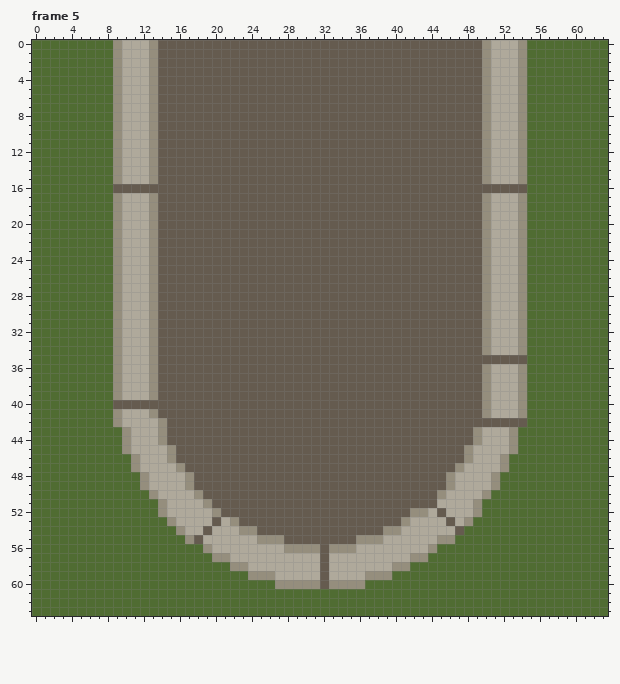
Pixel-art file -- Assets/_Project/art/Sprites/Aseprite/AsepriteGrass1.aseprite. This is how it looked before the edit.
64x64 pixels, 10 frames. Shown: frame 5. The commit also changed other frames, which this record leaves out.
Now the later version:
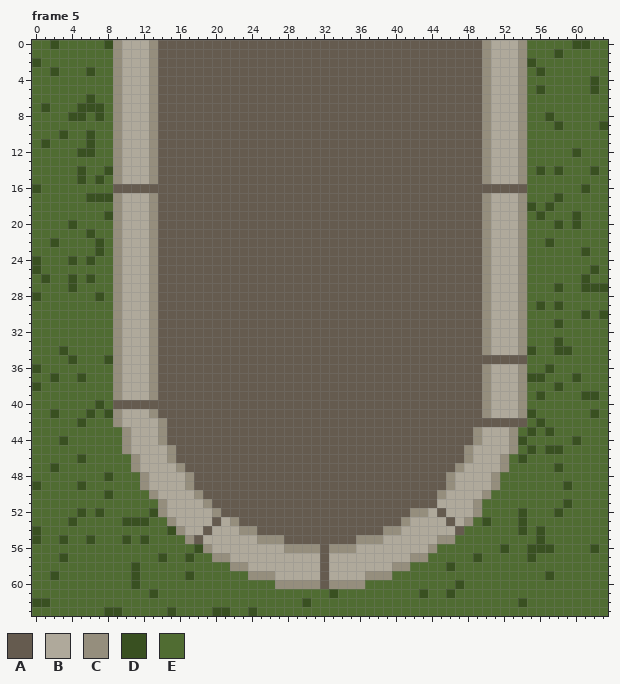
Palette (. is transparent): A #655b4f  B #afa99b  C #958e7d  D #395021  E #506c32
From old to new:
Changed rows in their new state; - is an unchanged pixel.
Frame 5, layer "grass1":
first column x 0:
 0 --D-----D---------------------------------------------------DD--
 1 ----------------------------------------------------------D-----
 2 D------------------------------------------------------D--------
 3 --D---D-------------------------------------------------D-------
 4 --------------------------------------------------------------D-
 5 --------------------------------------------------------D-----D-
 6 ------D---------------------------------------------------------
 7 -D---DDD--------------------------------------------------------
 8 ----DD-D-------------------------------------------------D------
 9 ----------------------------------------------------------D----D
10 ---D--D---------------------------------------------------------
11 -D----D---------------------------------------------------------
12 -----DD-----------------------------------------------------D---
14 -----D--D-----------------------------------------------D-D---D-
15 -----D-D--------------------------------------------------------
16 D------------------------------------------------------------D--
17 ------DDD-------------------------------------------------D-----
18 -------------------------------------------------------D-D------
19 --------D-----------------------------------------------D---D---
20 ----D-----------------------------------------------------D-D---
21 ------D---------------------------------------------------------
22 --D----D-------------------------------------------------D------
23 -------D-----------------------------------------------------D--
24 D---D-D---------------------------------------------------------
25 D-------------------------------------------------------------D-
26 -D--D-D------------------------------------------------------D--
27 ----D-----------------------------------------------------D--DDD
28 D------D--------------------------------------------------------
29 --------------------------------------------------------D-D-----
30 -------------------------------------------------------------D-D
31 ----------------------------------------------------------D-----
33 ----------------------------------------------------------D-----
34 ---D---------------------------------------------------D--DD----
35 ----D---D-------------------------------------------------------
36 D--------------------------------------------------------D------
37 --D--D-------------------------------------------------DD---D---
38 D---------------------------------------------------------D-----
39 --------------------------------------------------------D----DD-
40 -------D--------------------------------------------------------
41 --D---D-D----------------------------------------------D------D-
42 -----D--------------------------------------------------D-------
43 -------------------------------------------------------D-D------
44 ---D--------------------------------------------------D-----D---
45 -------------------------------------------------------D-DD-----
46 -----D------------------------------------------------D---------
47 --D-------------------------------------------------------D-----
48 --------D-------------------------------------------------------
49 D----D-----------------------------------------------------D----
50 --------D-------------------------------------------------------
51 -----------------------------------------------------------D----
52 -----D-D-----D----------------------------------------D---D-----
53 ----D-----DDD-------------------------------------D---D---------
54 D--------------D--------------------------------------D-D-------
55 D--D--D---D-D-------------------------------------------D-------
56 ------------------D---------------------------------D--DDD----D-
57 ---D----------D--D-------------------------------D-----D--------
58 -----------D----------------------------------D-----------------
59 --D--------D-----D---------------------------------------D------
60 -----------D-----------------------------------D----------------
61 -------------D-------------------D---------D--D-----------------
62 DD----------------------------D-----------------------D---------
63 --------DD-----D----DD--D---------------------------------------
